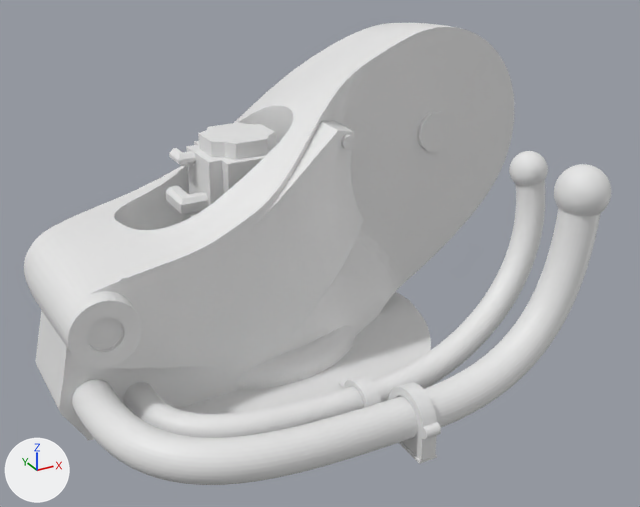
Before and after pictures for a commit that changed the COLLADA model kuka_fortec_support/meshes/kr240_r3330/visual/link_1.dae.
Before and after are seen from a camera (50 mm lens) standing at (-0.762, -1.767, 1.643) and looking at (0.129, -0.148, 0.833). Every picture has the same lights, and +X, +Y and +Z are marked at lower left. The picture after the commit comes second. Where no turn or scale is listed for an object, it has been applied to the vertices. Vertices at exactly the same position are counted once.

Before the edit, the objects in view are built like this:
```python
ob_exportlevel2_5_3ds_kr500_r2830_4_kr360_r2830_4__36 = bpy.data.objects.new('exportLevel2.5.3ds_KR500_R2830-4_KR360_R2830-4__36__', me_exportlevel2_5_3ds_kr500_r2830_4_kr360_r2830_4__36)
ob_exportlevel2_5_3ds_kr500_r2830_4_kr360_r2830_4__36.location = (0.0, 0.0, 0.0)
ob_exportlevel2_5_3ds_kr500_r2830_4_kr360_r2830_4__37 = bpy.data.objects.new('exportLevel2.5.3ds_KR500_R2830-4_KR360_R2830-4__37__', me_exportlevel2_5_3ds_kr500_r2830_4_kr360_r2830_4__37)
ob_exportlevel2_5_3ds_kr500_r2830_4_kr360_r2830_4__37.location = (0.0, 0.0, 0.0)
ob_exportlevel2_5_3ds_kr500_r2830_4_kr360_r2830_4__57 = bpy.data.objects.new('exportLevel2.5.3ds_KR500_R2830-4_KR360_R2830-4__57__', me_exportlevel2_5_3ds_kr500_r2830_4_kr360_r2830_4__57)
ob_exportlevel2_5_3ds_kr500_r2830_4_kr360_r2830_4__57.location = (0.0, 0.0, 0.0)
ob_fortec_a1_standard_3ds_exportlevel2_5_3ds_kr500_r2830_4_kr36 = bpy.data.objects.new('Fortec_A1_standard.3ds_exportLevel2.5.3ds_KR500_R2830-4_KR36', me_fortec_a1_standard_3ds_exportlevel2_5_3ds_kr500_r2830_4_kr36)
ob_fortec_a1_standard_3ds_exportlevel2_5_3ds_kr500_r2830_4_kr36.location = (0.0, 0.0, 0.0)
ob_fortec_a1_standard_3ds_exportlevel2_5_3ds_kr500_r2830_4_kr36_002 = bpy.data.objects.new('Fortec_A1_standard.3ds_exportLevel2.5.3ds_KR500_R2830-4_KR36.002', me_fortec_a1_standard_3ds_exportlevel2_5_3ds_kr500_r2830_4_kr36_002)
ob_fortec_a1_standard_3ds_exportlevel2_5_3ds_kr500_r2830_4_kr36_002.location = (0.0, 0.0, 0.0)
ob_fortec_a1_standard_3ds_exportlevel2_5_3ds_kr500_r2830_4_kr36_003 = bpy.data.objects.new('Fortec_A1_standard.3ds_exportLevel2.5.3ds_KR500_R2830-4_KR36.003', me_fortec_a1_standard_3ds_exportlevel2_5_3ds_kr500_r2830_4_kr36_003)
ob_fortec_a1_standard_3ds_exportlevel2_5_3ds_kr500_r2830_4_kr36_003.location = (0.0, 0.0, 0.0)
ob_fortec_a1_standard_3ds_exportlevel2_5_3ds_kr500_r2830_4_kr36_004 = bpy.data.objects.new('Fortec_A1_standard.3ds_exportLevel2.5.3ds_KR500_R2830-4_KR36.004', me_fortec_a1_standard_3ds_exportlevel2_5_3ds_kr500_r2830_4_kr36_004)
ob_fortec_a1_standard_3ds_exportlevel2_5_3ds_kr500_r2830_4_kr36_004.location = (0.0, 0.0, 0.0)
ob_fortec_a1_standard_3ds_exportlevel2_5_3ds_kr500_r2830_4_kr36_005 = bpy.data.objects.new('Fortec_A1_standard.3ds_exportLevel2.5.3ds_KR500_R2830-4_KR36.005', me_fortec_a1_standard_3ds_exportlevel2_5_3ds_kr500_r2830_4_kr36_005)
ob_fortec_a1_standard_3ds_exportlevel2_5_3ds_kr500_r2830_4_kr36_005.location = (0.0, 0.0, 0.0)
```
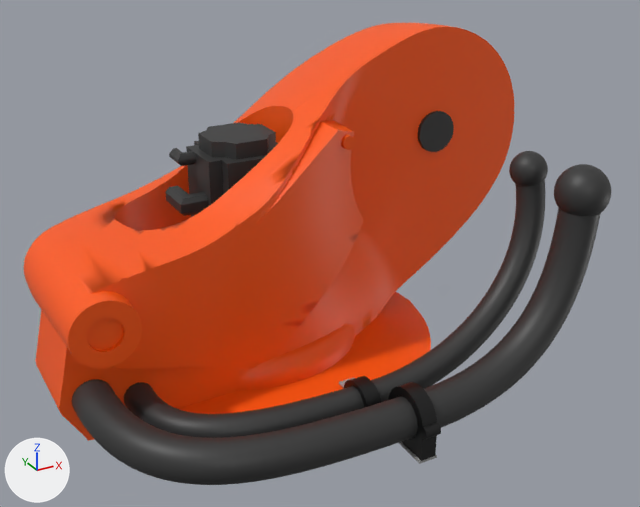
Where the newer file only moved an object's origin or applied its transform, the numbers keep the older frame.

Boxes (x1, y1, x2, y2) around the edits, measured in the pictures (640 x 507 px):
'Fortec_A1_standard.3ds_exportLevel2.5.3ds_KR500_R2830-4_KR36', recoloured, shading changed (white to orange): (24, 23, 514, 441) in both
'exportLevel2.5.3ds_KR500_R2830-4_KR360_R2830-4__37__', recoloured (white to dark grey): (72, 208, 601, 485) in both
'Fortec_A1_standard.3ds_exportLevel2.5.3ds_KR500_R2830-4_KR36.002', recoloured: (124, 180, 545, 438) in both
'Fortec_A1_standard.3ds_exportLevel2.5.3ds_KR500_R2830-4_KR36.004', recoloured (white to dark grey): (166, 123, 278, 217) in both
'exportLevel2.5.3ds_KR500_R2830-4_KR360_R2830-4__36__', recoloured (white to dark grey): (554, 164, 611, 216) in both
'exportLevel2.5.3ds_KR500_R2830-4_KR360_R2830-4__57__', recoloured (white to black): (388, 382, 441, 461) in both
'Fortec_A1_standard.3ds_exportLevel2.5.3ds_KR500_R2830-4_KR36.005', recoloured (white to dark grey): (418, 111, 454, 152) in both
'Fortec_A1_standard.3ds_exportLevel2.5.3ds_KR500_R2830-4_KR36.003', recoloured (white to dark grey): (509, 151, 548, 186) in both
'Fortec_A1_standard.3ds_exportLevel2.5.3ds_KR500_R2830-4_KR36.006', recoloured, shading changed (darker): (344, 376, 381, 408) in both

The change, as a diff of the scene's bpy script:
```diff
--- a/kuka_fortec_support/meshes/kr240_r3330/visual/link_1.dae.py
+++ b/kuka_fortec_support/meshes/kr240_r3330/visual/link_1.dae.py
@@ me_exportlevel2_5_3ds_kr500_r2830_4_kr360_r2830_4__36 @@
 me_exportlevel2_5_3ds_kr500_r2830_4_kr360_r2830_4__36.from_pydata(...)  # 1986 vertices, 3968 faces; spans x 0.445..0.555, y -0.6115..-0.5015, z 0.99..1.1
+me_exportlevel2_5_3ds_kr500_r2830_4_kr360_r2830_4__36.materials.append(mat_material_1_001)  # dark grey #333333
@@ me_exportlevel2_5_3ds_kr500_r2830_4_kr360_r2830_4__37 @@
 me_exportlevel2_5_3ds_kr500_r2830_4_kr360_r2830_4__37.from_pydata(...)  # 9885 vertices, 15904 faces; spans x -0.476..0.541, y -0.623..-0.232, z 0.624..1.046
+me_exportlevel2_5_3ds_kr500_r2830_4_kr360_r2830_4__37.materials.append(mat_material_1_001)  # dark grey #333333
@@ me_exportlevel2_5_3ds_kr500_r2830_4_kr360_r2830_4__57 @@
 me_exportlevel2_5_3ds_kr500_r2830_4_kr360_r2830_4__57.from_pydata(...)  # 360 vertices, 718 faces; spans x 0.0785..0.1115, y -0.6525..-0.52, z 0.6016..0.7246
+me_exportlevel2_5_3ds_kr500_r2830_4_kr360_r2830_4__57.materials.append(mat_material_2_001)  # black #000000
@@ me_fortec_a1_standard_3ds_exportlevel2_5_3ds_kr500_r2830_4_kr36 @@
 me_fortec_a1_standard_3ds_exportlevel2_5_3ds_kr500_r2830_4_kr36.from_pydata(...)  # 3097 vertices, 5692 faces; spans x -0.501..0.75, y -0.453..0.453, z 0.556..1.294
+# me_fortec_a1_standard_3ds_exportlevel2_5_3ds_kr500_r2830_4_kr36 part 1: all faces are now shaded smooth (5692 of 5692 changed)
+me_fortec_a1_standard_3ds_exportlevel2_5_3ds_kr500_r2830_4_kr36.materials.append(mat_material_3)  # orange #ff5900
@@ me_fortec_a1_standard_3ds_exportlevel2_5_3ds_kr500_r2830_4_kr36_002 @@
 me_fortec_a1_standard_3ds_exportlevel2_5_3ds_kr500_r2830_4_kr36_002.from_pydata(...)  # 8439 vertices, 13667 faces; spans x -0.374..0.538, y -0.509..-0.224, z 0.62..1.052
+me_fortec_a1_standard_3ds_exportlevel2_5_3ds_kr500_r2830_4_kr36_002.materials.append(mat_material_1_001)  # dark grey #333333
@@ me_fortec_a1_standard_3ds_exportlevel2_5_3ds_kr500_r2830_4_kr36_003 @@
 me_fortec_a1_standard_3ds_exportlevel2_5_3ds_kr500_r2830_4_kr36_003.from_pydata(...)  # 1986 vertices, 3968 faces; spans x 0.46..0.54, y -0.4365..-0.3565, z 1.005..1.085
+me_fortec_a1_standard_3ds_exportlevel2_5_3ds_kr500_r2830_4_kr36_003.materials.append(mat_material_1_001)  # dark grey #333333
@@ me_fortec_a1_standard_3ds_exportlevel2_5_3ds_kr500_r2830_4_kr36_004 @@
 me_fortec_a1_standard_3ds_exportlevel2_5_3ds_kr500_r2830_4_kr36_004.from_pydata(...)  # 242 vertices, 478 faces; spans x -0.16..0.097, y -0.097..0.097, z 0.786..1.096
+me_fortec_a1_standard_3ds_exportlevel2_5_3ds_kr500_r2830_4_kr36_004.materials.append(mat_material_1_001)  # dark grey #333333
@@ me_fortec_a1_standard_3ds_exportlevel2_5_3ds_kr500_r2830_4_kr36_005 @@
-me_fortec_a1_standard_3ds_exportlevel2_5_3ds_kr500_r2830_4_kr36_005.from_pydata(...)  # 243 vertices, 479 faces; spans x 0.34..0.596, y -0.064..0.303, z 0.948..1.141
+me_fortec_a1_standard_3ds_exportlevel2_5_3ds_kr500_r2830_4_kr36_005.from_pydata(...)  # 243 vertices, 479 faces; spans x 0.34..0.597, y -0.064..0.304, z 0.949..1.141
+me_fortec_a1_standard_3ds_exportlevel2_5_3ds_kr500_r2830_4_kr36_005.materials.append(mat_material_1_001)  # dark grey #333333
@@ me_fortec_a1_standard_3ds_exportlevel2_5_3ds_kr500_r2830_4_kr36_006 @@
 me_fortec_a1_standard_3ds_exportlevel2_5_3ds_kr500_r2830_4_kr36_006.from_pydata(...)  # 364 vertices, 726 faces; spans x 0.0285..0.0615, y -0.5336..-0.4306, z 0.6043..0.6983
+# me_fortec_a1_standard_3ds_exportlevel2_5_3ds_kr500_r2830_4_kr36_006 part 2: all faces are now shaded smooth (726 of 726 changed)
+me_fortec_a1_standard_3ds_exportlevel2_5_3ds_kr500_r2830_4_kr36_006.materials.append(mat_material_2_001)  # black #000000
```
